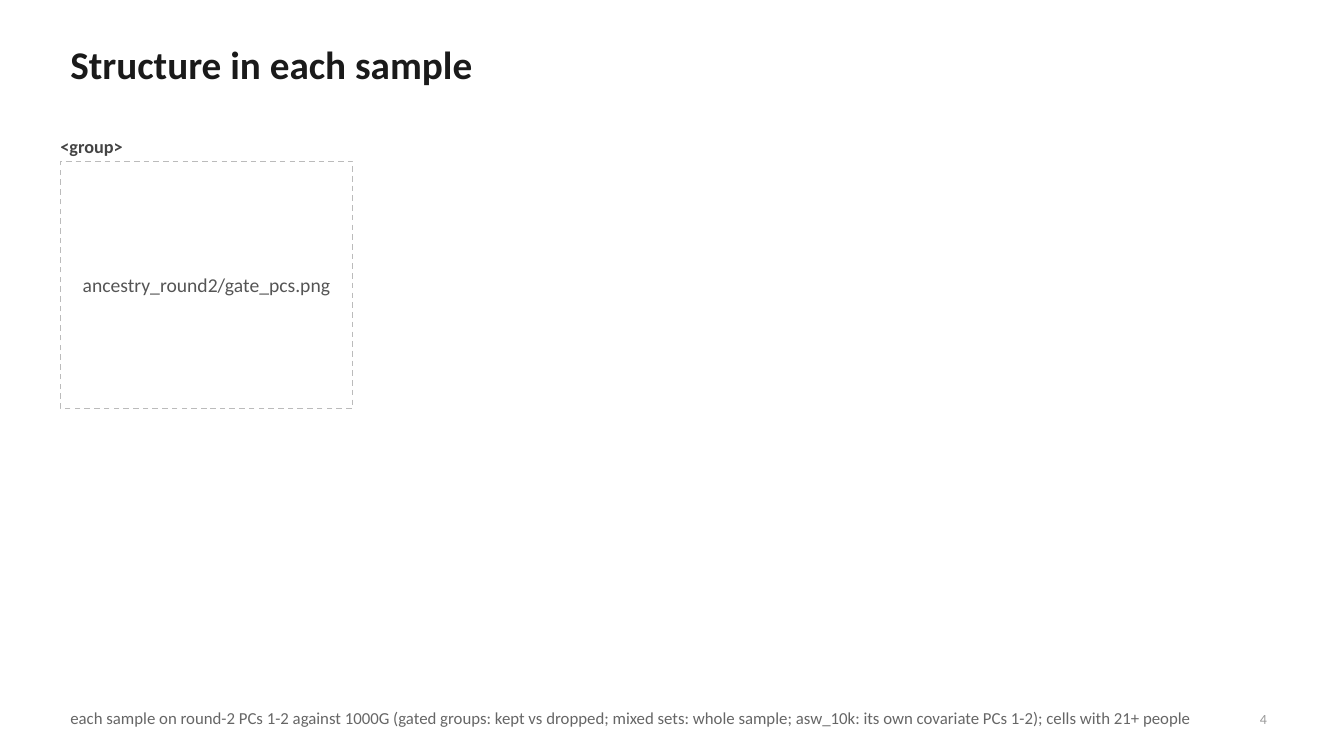
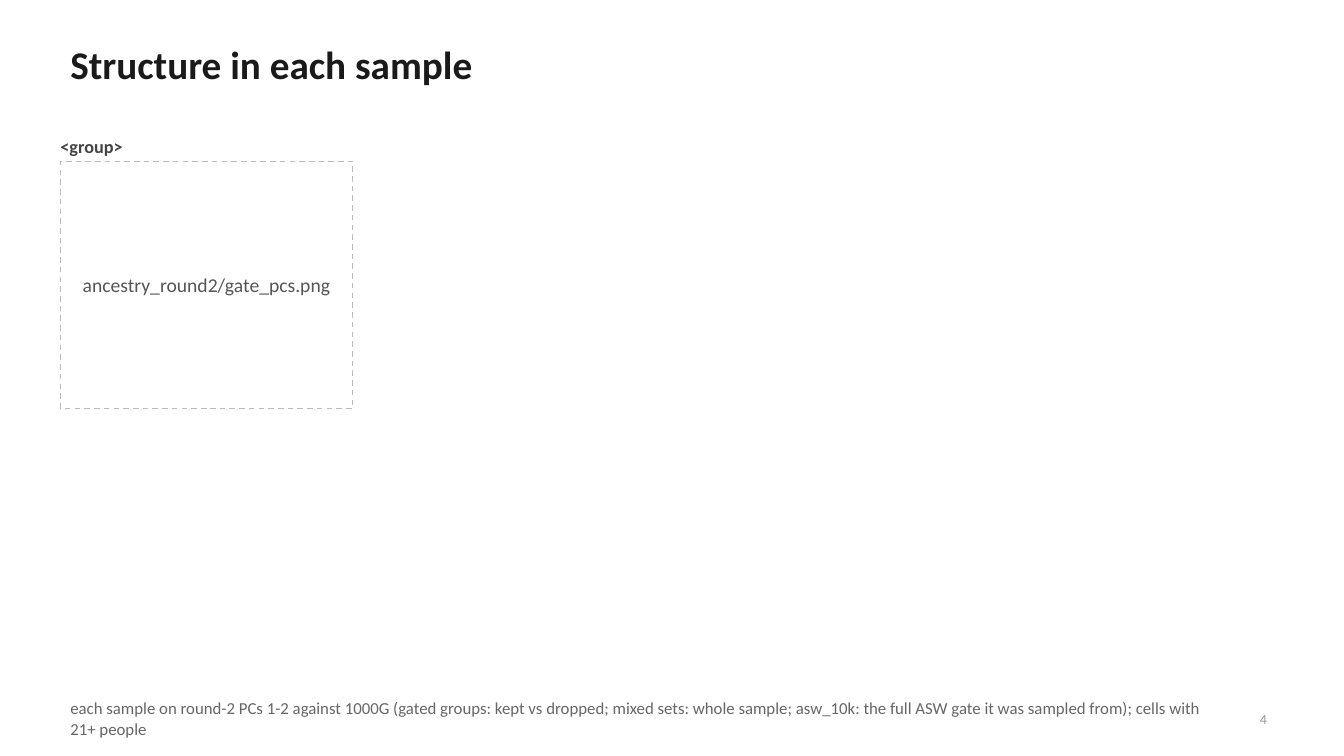
Before and after one commit to mkiravn/aou-covariance, a slide deck: slide 4 of slides/relatedness_condensed.pptx. Drawn at 1344x756 pixels with LibreOffice and Linux fonts; fonts in the diff are those of the drawing. Boxes give left, top, right and bottom in pixels: in the first picture for what was removed or moved away, otherwise in the second. Text is boxed around its words. In the diff, an @@ line names an element or a change of style, - is before the commit and + after.

```diff
--- a/slides/relatedness_condensed.pptx
+++ b/slides/relatedness_condensed.pptx
@@ text at (70,702,1199,738): text changed @@
-each sample on round-2 PCs 1-2 against 1000G (gated groups: kept vs dropped; mixed sets: whole sample; asw_10k: its own covariate PCs 1-2); cells with 21+ people
+each sample on round-2 PCs 1-2 against 1000G (gated groups: kept vs dropped; mixed sets: whole sample; asw_10k: the full ASW gate it was sampled from); cells with 21+ people
```
Also in this commit, not shown: 3 other files.
